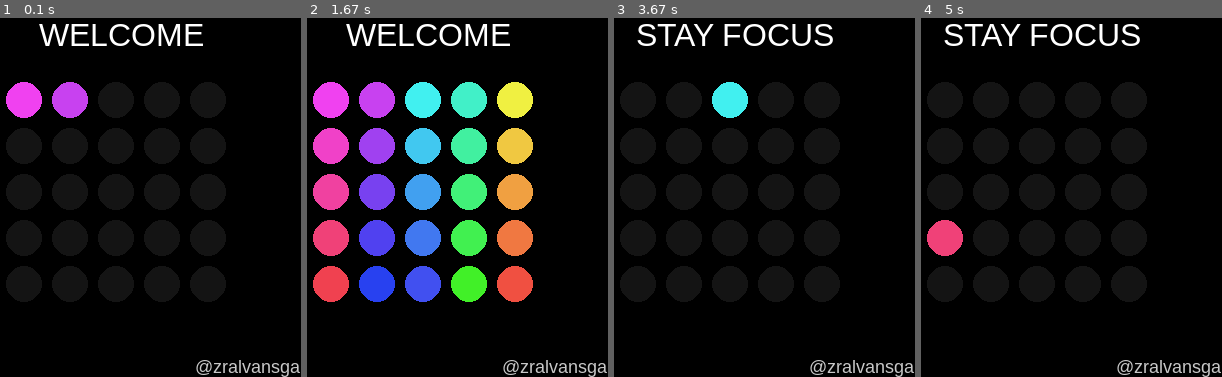
Above: before the commit, frames 1-4 (left to right).
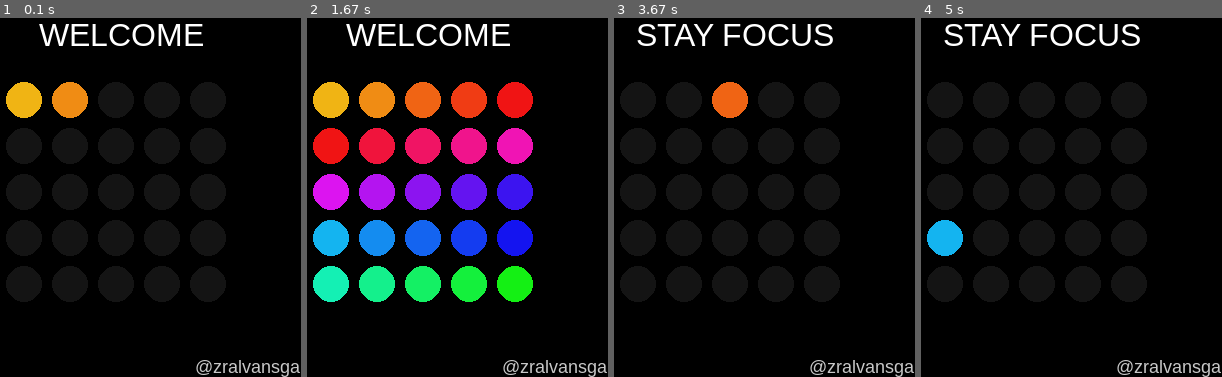
Above: after the commit, the same moments.

Repository: alvansga/my-py-game
Game: pygame game, started from lightitup.py
Two runs of this game, one before a commit and one after it. Both use one fixed random seed, a clock stepped at 60 frames per second and the inputs below.
Inputs:
- Up to frame 1 (0.1 s): no input
- Up to frame 2 (1.67 s): no input
- Up to frame 3 (3.67 s): no input
- Up to frame 4 (5 s): no input

The runs differ from the first frame. In frame 1, 1.9% of the frame differs, in the area x 1-30%, y 17-28%; in frame 2, 23%, in the area x 1-76%, y 17-80%; in frame 3, 0.9%; in frame 4, 0.9%.

Commit message:
fix warna

Diff:
--- a/lightitup.py
+++ b/lightitup.py
@@ -38,38 +38,38 @@
 ABU2_1      = ( 20, 20, 20)
 
 # gradasi nyala LAMPU
-GRADMERAH1   = (240, 65, 240)
-GRADMERAH2   = (240, 65, 200)
-GRADMERAH3   = (240, 65, 160)
-GRADMERAH4   = (240, 65, 120)
-GRADMERAH5   = (240, 65,  80)
-GRADBIRU1    = (200, 65,  240)
-GRADBIRU2    = (160, 65,  240)
-GRADBIRU3    = (120, 65,  240)
-GRADBIRU4    = (80, 65,  240)
-GRADBIRU5    = (40, 65,  240)
-GRADHIJAU1    = (65, 240,  240)
-GRADHIJAU2    = (65, 200,  240)
-GRADHIJAU3    = (65, 160,  240)
-GRADHIJAU4    = (65, 120,  240)
-GRADHIJAU5    = (65, 80,  240)
-GRADTOSCA1    = (65, 240,  200)
-GRADTOSCA2    = (65, 240,  160)
-GRADTOSCA3    = (65, 240,  120)
-GRADTOSCA4    = (65, 240,  80)
-GRADTOSCA5    = (65, 240,  40)
-GRADKUNING1   = (240,240, 65)
-GRADKUNING2   = (240,200, 65)
-GRADKUNING3   = (240,160, 65)
-GRADKUNING4   = (240,120, 65)
-GRADKUNING5   = (240,80, 65)
-
-urutanwarna = [[GRADMERAH1,GRADMERAH2,GRADMERAH3,GRADMERAH4,GRADMERAH5],
+GRADMERAH1   = (240, 20, 20)
+GRADMERAH2   = (240, 20, 60)
+GRADMERAH3   = (240, 20, 100)
+GRADMERAH4   = (240, 20, 140)
+GRADMERAH5   = (240, 20, 180)
+GRADBIRU1    = (220, 20,  240)
+GRADBIRU2    = (180, 20,  240)
+GRADBIRU3    = (140, 20,  240)
+GRADBIRU4    = (100, 20,  240)
+GRADBIRU5    = (60, 20,  240)
+GRADHIJAU1    = (20, 180,  240)
+GRADHIJAU2    = (20, 140,  240)
+GRADHIJAU3    = (20, 100,  240)
+GRADHIJAU4    = (20, 60,  240)
+GRADHIJAU5    = (20, 20,  240)
+GRADTOSCA1    = (20, 240,  180)
+GRADTOSCA2    = (20, 240,  140)
+GRADTOSCA3    = (20, 240,  100)
+GRADTOSCA4    = (20, 240,  60)
+GRADTOSCA5    = (20, 240,  20)
+GRADKUNING1   = (240,180, 20)
+GRADKUNING2   = (240,140, 20)
+GRADKUNING3   = (240,100, 20)
+GRADKUNING4   = (240,60, 20)
+GRADKUNING5   = (240,20, 20)
+
+urutanwarna = [[GRADKUNING1,GRADKUNING2,GRADKUNING3,GRADKUNING4,GRADKUNING5],
+               [GRADMERAH1,GRADMERAH2,GRADMERAH3,GRADMERAH4,GRADMERAH5],
                [GRADBIRU1,GRADBIRU2,GRADBIRU3,GRADBIRU4,GRADBIRU5],
                [GRADHIJAU1,GRADHIJAU2,GRADHIJAU3,GRADHIJAU4,GRADHIJAU5],
-               [GRADTOSCA1,GRADTOSCA2,GRADTOSCA3,GRADTOSCA4,GRADTOSCA5],
-               [GRADKUNING1,GRADKUNING2,GRADKUNING3,GRADKUNING4,GRADKUNING5]]
-
+               [GRADTOSCA1,GRADTOSCA2,GRADTOSCA3,GRADTOSCA4,GRADTOSCA5]]
+urutanwarna = [*zip(*urutanwarna)]
 NYALA,MATI = 1,0
 
 #original
